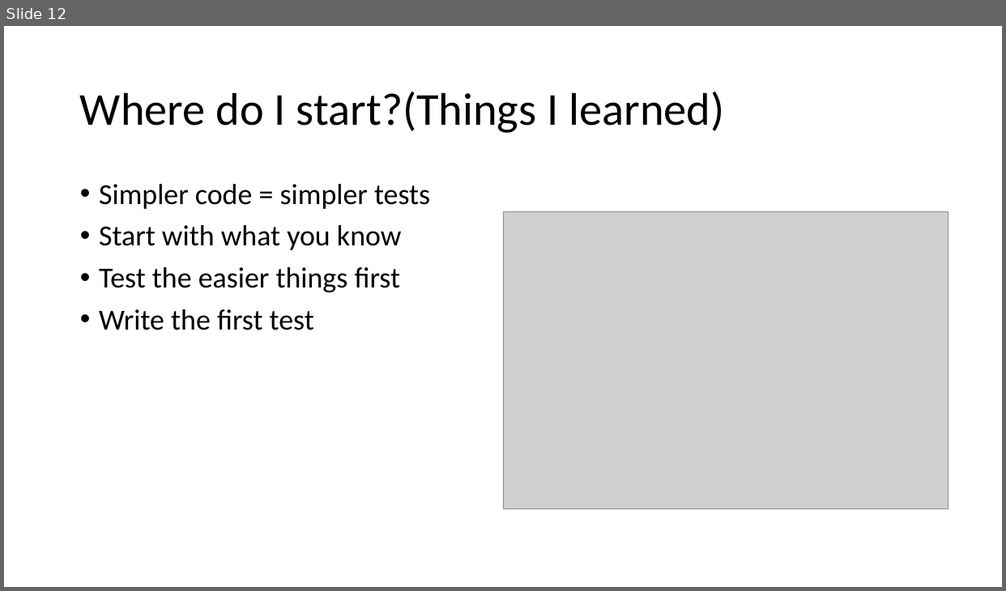
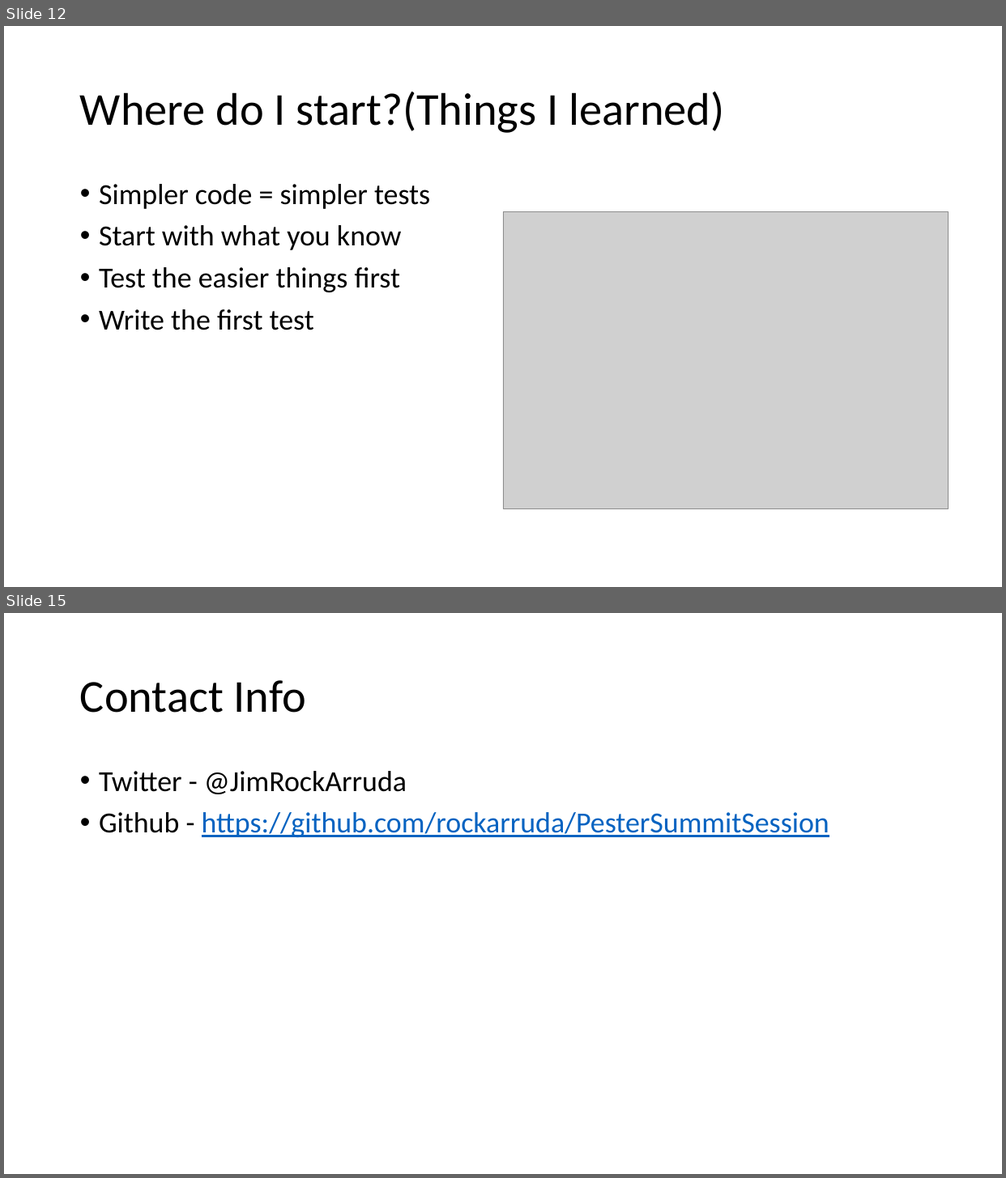
Before and after one commit to rockarruda/PesterSummitSession, a slide deck: Presentation/Summit-Pester.pptx. Shown one above the other, each under a label of ours: slide 12 before the commit, slides 12 and 15 after it; the slides between them are not shown. The pictures are 1006x591 and 1006x1178 pixels, drawn with LibreOffice and Linux fonts; fonts in the diff are those of the drawing; grey boxes stand for pictures; background and template pictures are left out. Boxes give left, top, right and bottom in pixels: in the first picture for what was removed or moved away, otherwise in the second. Text is boxed around its words. In the diff, an @@ line names an element or a change of style, - is before the commit and + after.

```diff
--- a/Presentation/Summit-Pester.pptx
+++ b/Presentation/Summit-Pester.pptx
@@ slide 15 added at bbox=[4, 613, 1002, 1174], background #FFFFFF @@
@@ title added at bbox=[80, 680, 306, 713], 44 pt, text #000000 @@
+Contact Info
@@ text added at bbox=[99, 771, 829, 837], 28 pt, text #0563C1, underline @@
+• Twitter - @JimRockArruda
+• Github - https://github.com/rockarruda/PesterSummitSession
```
Also in this commit, not shown: 1 slide changed, 1 other slide added, 1 other file.
